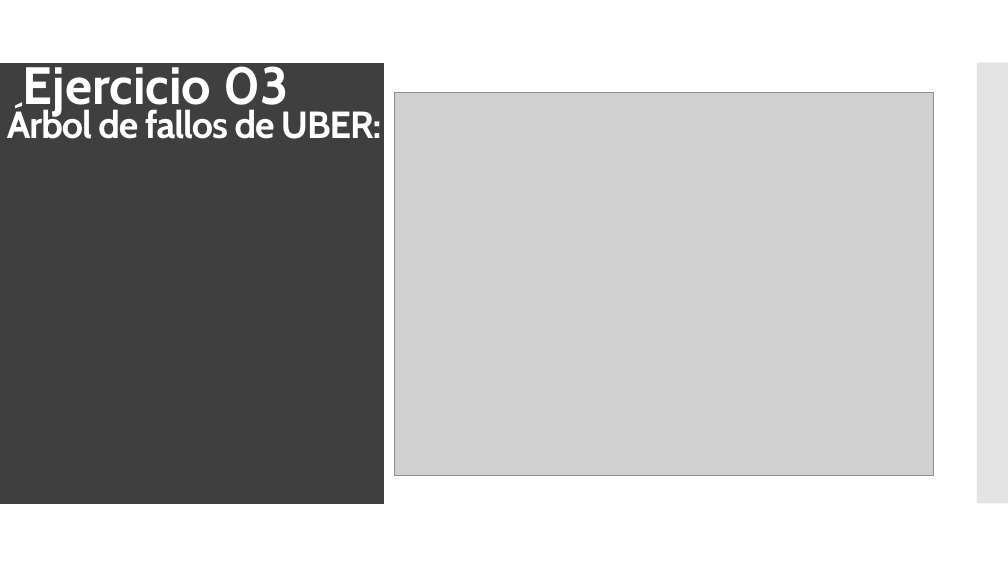
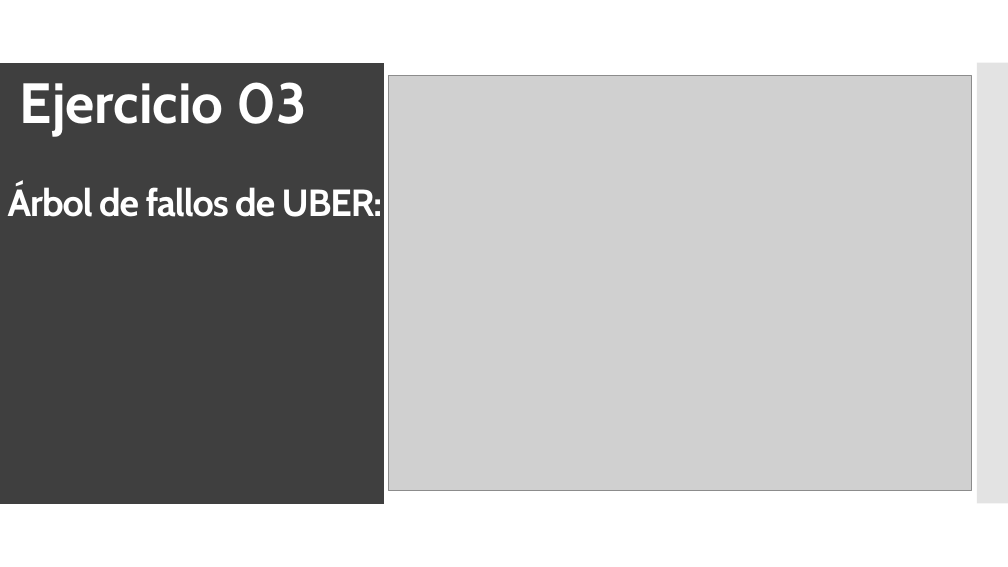
Before and after one commit to Juanfragar/Fiabilidad-y-gestion-de-riesgos, a slide deck: slide 11 of Práctica 3/PRESENTACION.pptx. Drawn at 1008x567 pixels with LibreOffice and Linux fonts; fonts in the diff are those of the drawing; grey boxes stand for pictures. Boxes give left, top, right and bottom in pixels: in the first picture for what was removed or moved away, otherwise in the second. Text is boxed around its words. In the diff, an @@ line names an element or a change of style, - is before the commit and + after.

```diff
--- a/Práctica 3/PRESENTACION.pptx
+++ b/Práctica 3/PRESENTACION.pptx
@@ title "Árbol de fallos de UBER:": place and size @@
-title "Árbol de fallos de UBER:" at [7, 106, 382, 139]
+title "Árbol de fallos de UBER:" at [8, 184, 383, 217]
@@ text "Ejercicio 03": place and size @@
-text "Ejercicio 03" at [23, 59, 288, 115]
+text "Ejercicio 03" at [20, 82, 307, 135]
@@ text "Ejercicio 03" at [20, 82, 307, 135]: size 50 to 54 pt @@
@@ picture: place and size @@
-picture at [395, 92, 934, 476]
+picture at [389, 76, 972, 490]
```
Also in this commit, not shown: 13 other slides changed, 2 other files.
